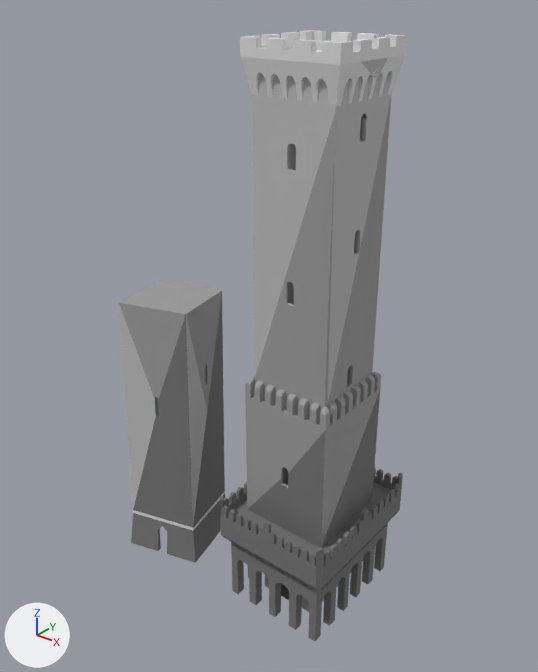
A saved change to the OBJ model arjs/models/towers/TorriMedie.obj.
One viewpoint serves both versions: a 50 mm lens placed at (10.6, -13.27, 14.18), pointed at (0.81, -1.04, 6.6). Arrows for +X, +Y and +Z are at lower left; the lights stay in place. Where no turn or scale is listed for an object, it has been applied to the vertices. Vertices at the same position are counted once.

Objects in the first picture: 'TorriMedie'.
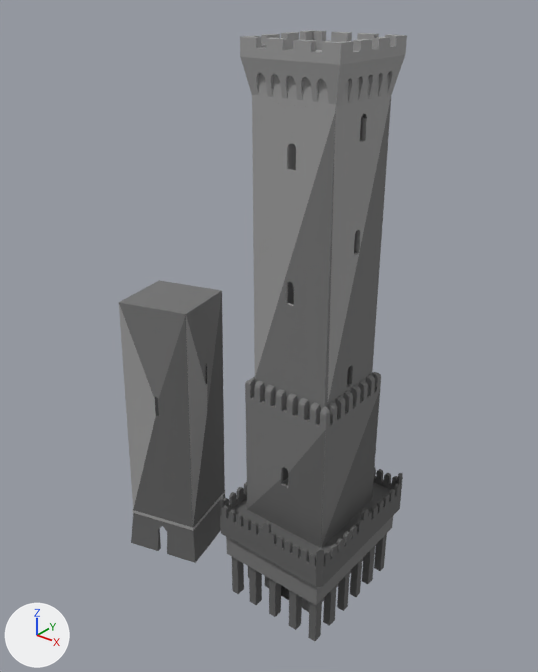
Location of each change, [x1, y1, x2, y2] in pixels of the pictures (538 x 672 px):
'TorriMedie', recoloured, reshaped: [119, 30, 407, 641] in both
part 1 of me_torrimedie, cut back: before [120, 307, 401, 639]; after [220, 478, 401, 639]

The change, as a diff of the scene's bpy script:
```diff
--- a/arjs/models/towers/TorriMedie.obj.py
+++ b/arjs/models/towers/TorriMedie.obj.py
@@ mat_lambert3sg @@
 mat_lambert3sg = principled_material('lambert3SG')
-mat_lambert3sg.base_color = (0.18, 0.18, 0.18)  # grey #767676
+mat_lambert3sg.base_color = (0.12, 0.12, 0.12)  # dark grey #616161
 mat_lambert3sg.roughness = 1.0
@@ mat_lambert10sg @@
 mat_lambert10sg = principled_material('lambert10SG')
-mat_lambert10sg.base_color = (0.34, 0.34, 0.34)  # grey #9e9e9e
+mat_lambert10sg.base_color = (0.18, 0.18, 0.18)  # grey #767676
 mat_lambert10sg.roughness = 1.0
@@ mat_lambert11sg @@
 mat_lambert11sg = principled_material('lambert11SG')
-mat_lambert11sg.base_color = (0.51, 0.51, 0.51)  # grey #bdbdbd
+mat_lambert11sg.base_color = (0.34, 0.34, 0.34)  # grey #9e9e9e
 mat_lambert11sg.roughness = 1.0
@@ mat_lambert12sg @@
 mat_lambert12sg = principled_material('lambert12SG')
-mat_lambert12sg.base_color = (0.75, 0.75, 0.75)  # light grey #e1e1e1
+mat_lambert12sg.base_color = (0.34, 0.34, 0.34)  # grey #9e9e9e
 mat_lambert12sg.roughness = 1.0
@@ mat_initialshadinggroup @@
+mat_initialshadinggroup = principled_material('initialShadingGroup')
+mat_initialshadinggroup.base_color = (0.5, 0.5, 0.5)  # grey #bcbcbc
+mat_initialshadinggroup.roughness = 1.0
@@ me_torrimedie @@
 # used by ob_torrimedie; location = (0.0, 0.0, 0.0)
-me_torrimedie.from_pydata(...)  # 8675 vertices, 17072 faces; spans x -2.89..3.8, y -3.18..0.6, z 0.15..13.17
+me_torrimedie.from_pydata(...)  # 6441 vertices, 11826 faces; spans x -2.89..3.8, y -3.18..0.6, z 0.15..13.17
+# me_torrimedie part 1: 5 vertices moved within x 0.9..0.95, y -3.0..0.6, z 2.54..2.88; 2730 vertices removed from x -2.75..3.8, y -3.0..0.6, z 0.2..6.74; 496 vertices added at x 0.8..3.8, y -3.0..0.6, z 1.42..2.19
 me_torrimedie.materials.append(mat_lambert3sg)
@@ me_torrimedie @@
 me_torrimedie.materials.append(mat_lambert12sg)
+me_torrimedie.materials.append(mat_initialshadinggroup)  # grey #bcbcbc
```
